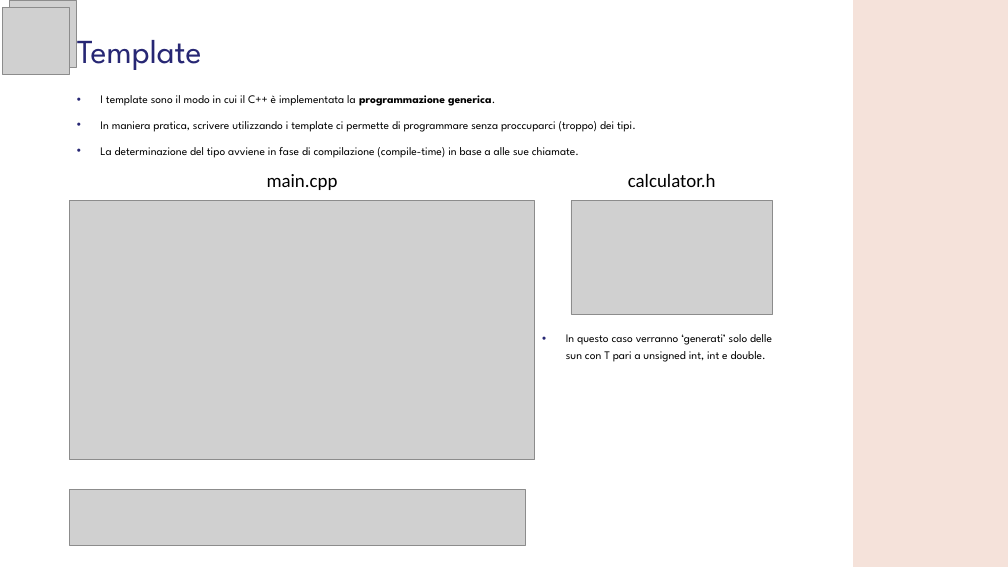
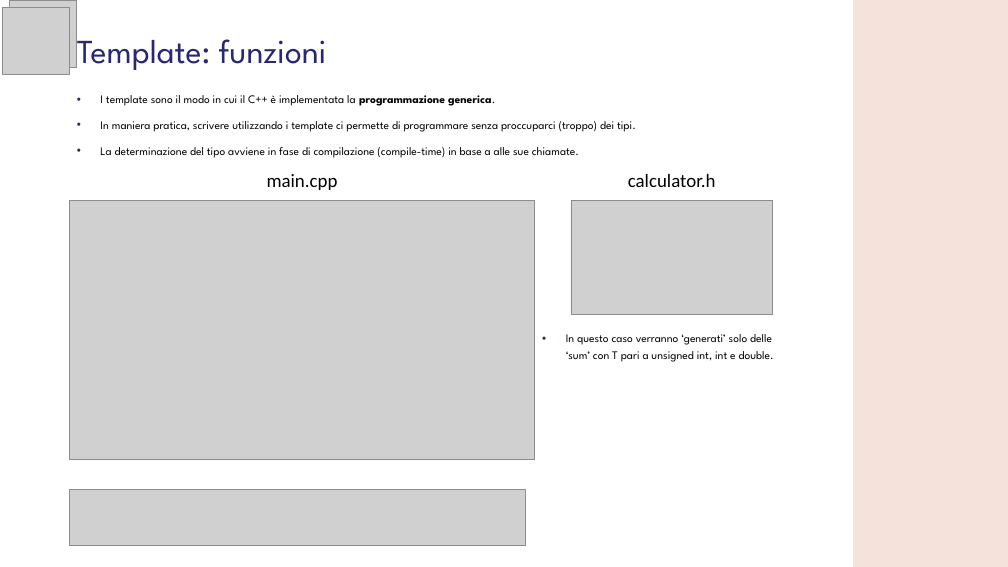
Before and after one commit to GMATZEU42/WS, a slide deck: slide 4 of WS04/WS_4.odp. Drawn at 1008x567 pixels with LibreOffice and Linux fonts; fonts in the diff are those of the drawing; grey boxes stand for pictures; background and template pictures are left out. Boxes give left, top, right and bottom in pixels: in the first picture for what was removed or moved away, otherwise in the second. Text is boxed around its words. In the diff, an @@ line names an element or a change of style, - is before the commit and + after.

Commit message:
Update presentations 03 and 04

```diff
--- a/WS04/WS_4.odp
+++ b/WS04/WS_4.odp
@@ title at bbox=[77, 39, 327, 70]: text changed @@
-Template
+Template: funzioni
@@ text at bbox=[566, 334, 774, 362]: text changed @@
-• In questo caso verranno ‘generati’ solo delle sun con T pari a unsigned int, int e double.
+• In questo caso verranno ‘generati’ solo delle ‘sum’ con T pari a unsigned int, int e double.
```
Also in this commit, not shown: 8 other slides changed, 1 other file.
